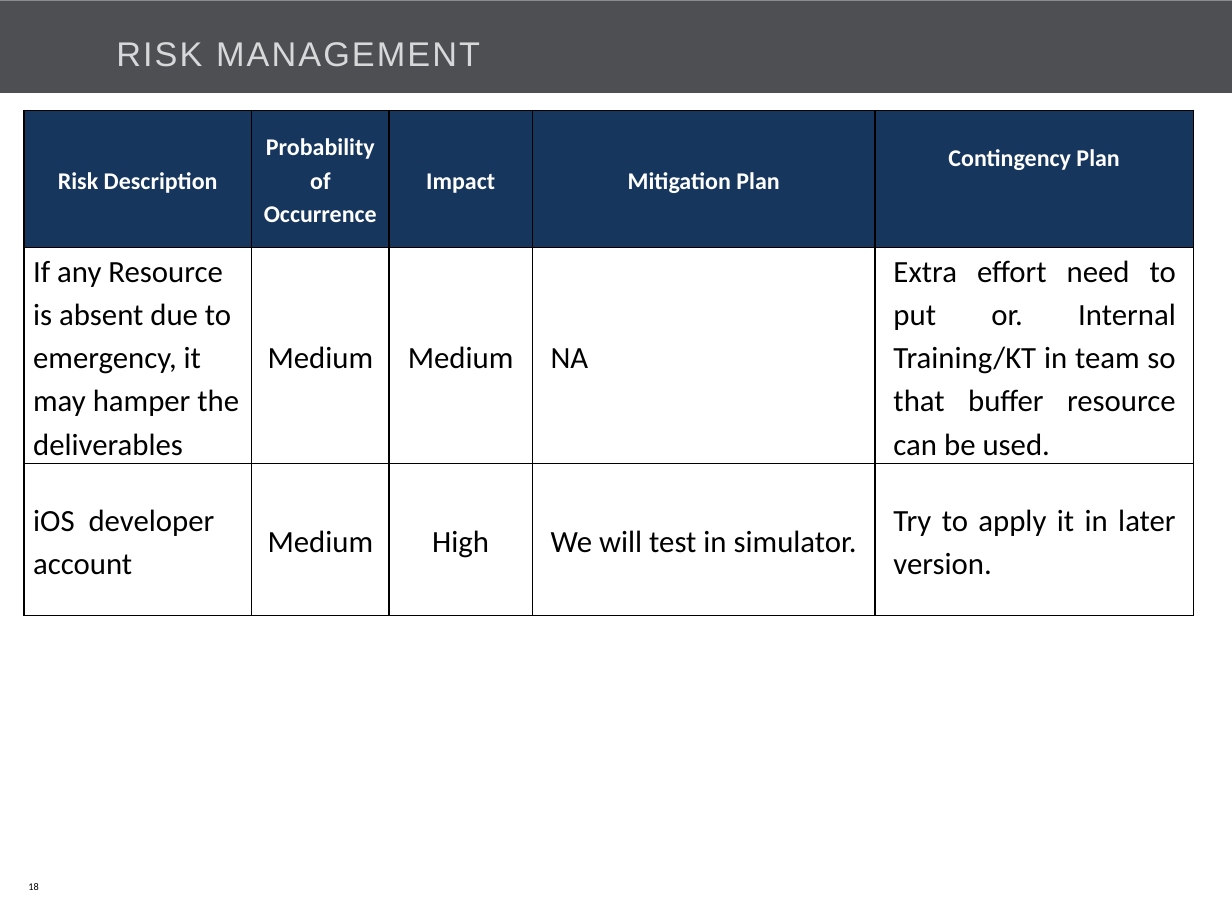
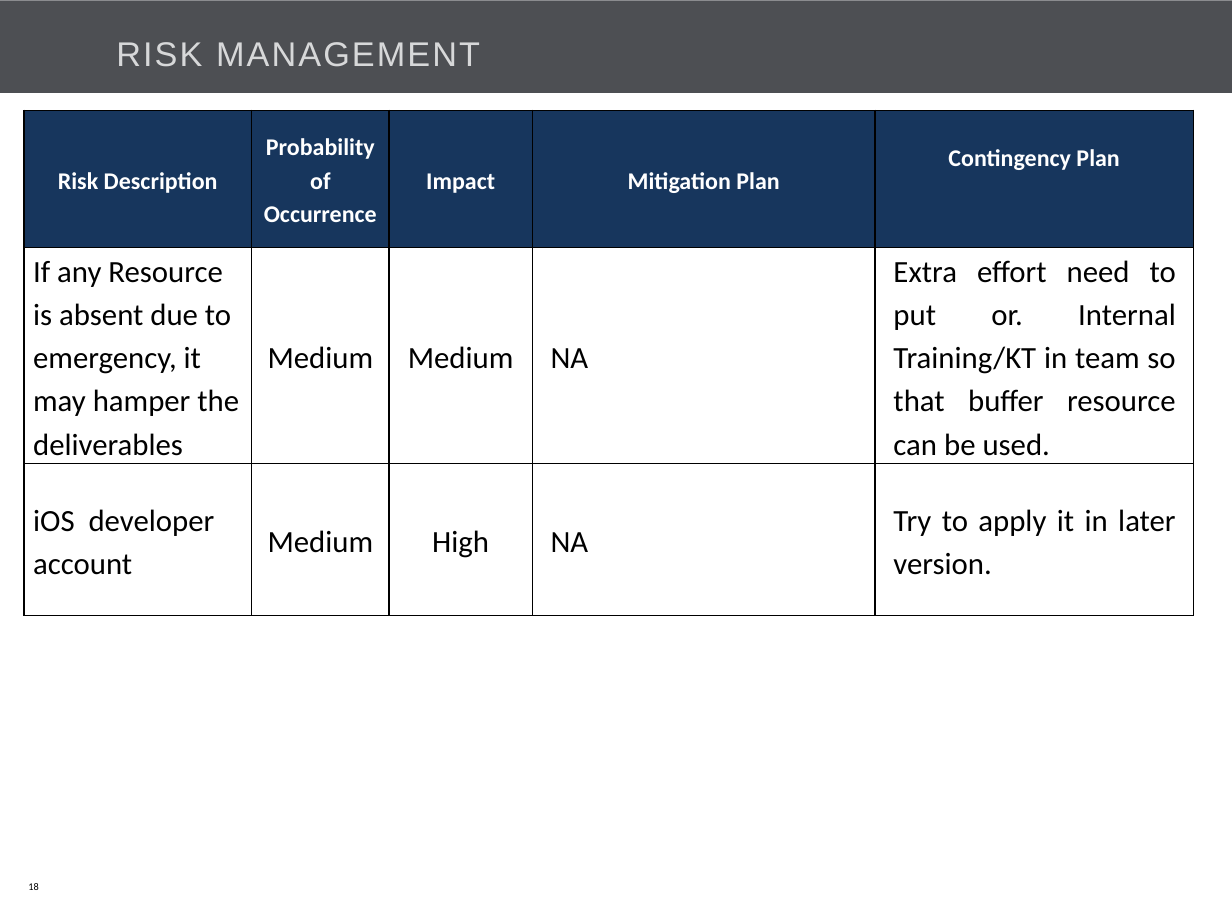
Before and after one commit to Bajarangi/demo, a slide deck: slide 18 of trunk/EasiCab/Documents/EASiCab_POC_kick off.pptx. Drawn at 1232x924 pixels with LibreOffice and Linux fonts; fonts in the diff are those of the drawing; background and template pictures are left out. Boxes give left, top, right and bottom in pixels: in the first picture for what was removed or moved away, otherwise in the second. Text is boxed around its words. In the diff, an @@ line names an element or a change of style, - is before the commit and + after.

```diff
--- a/trunk/EasiCab/Documents/EASiCab_POC_kick off.pptx
+++ b/trunk/EasiCab/Documents/EASiCab_POC_kick off.pptx
@@ table at (23,111,1191,614) @@
-row 3, column 4: We will test in simulator.
+row 3, column 4: NA
```
Also in this commit, not shown: 7 other slides changed, 2 slides removed.
